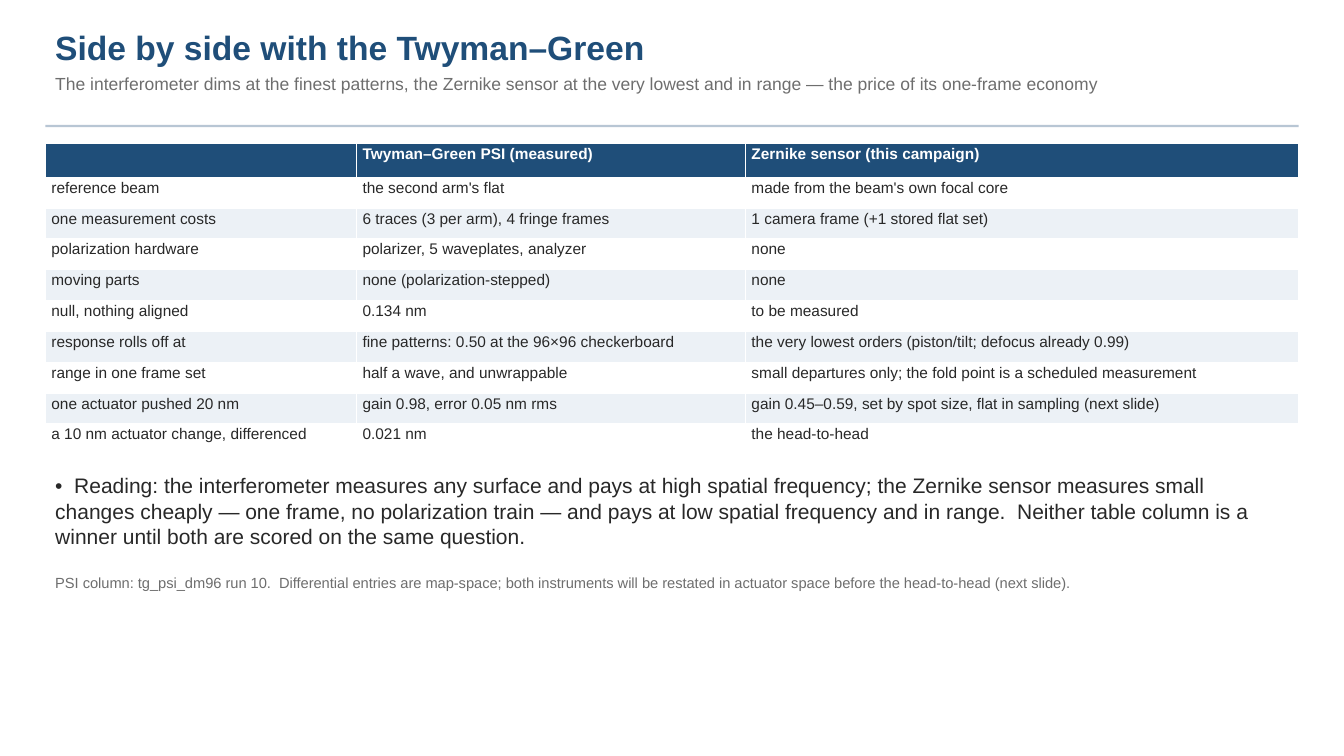
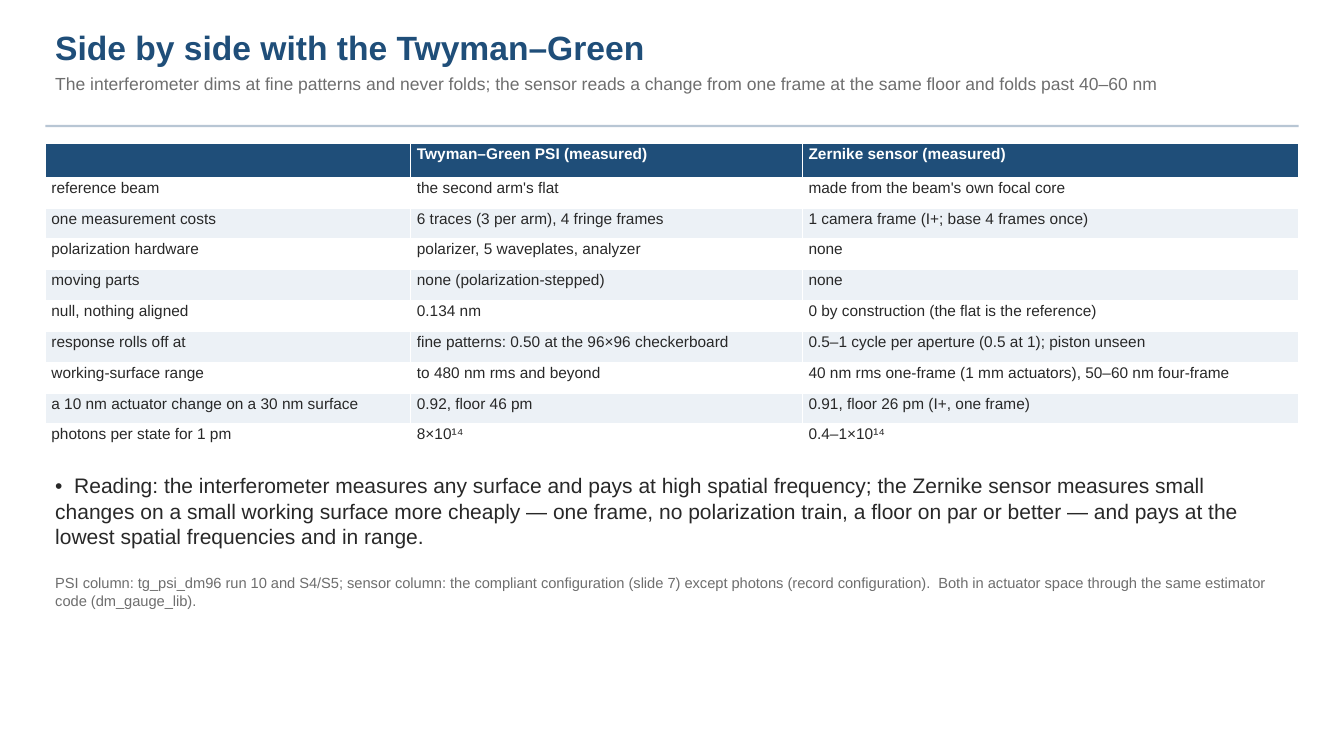
Before and after one commit to nasa-jpl/macos, a slide deck: slide 13 of demo_session/deck_zwfs.pptx (slide 8 before the commit). Drawn at 1344x756 pixels with LibreOffice and Linux fonts; fonts in the diff are those of the drawing. Boxes give left, top, right and bottom in pixels: in the first picture for what was removed or moved away, otherwise in the second. Text is boxed around its words. In the diff, an @@ line names an element or a change of style, - is before the commit and + after.

Commit message:
ZWFS deck fold 3 (S7 + S8) + the Fang deck's sensor rows on the corrected model (both DRAFT)
deck_zwfs (20 slides): the sensor-model correction (the S1-S6 sensor was
Fresnel-defocused by 4.9 m; symptoms and what the correction alone buys),
the five readings with the compliant head-to-head rows (I+ 0.91 / 26 pm /
SNR 355 from one frame on a 30 nm working surface), the sampling trade
closed at MODEL 2048 (hold-out gain is set by the ray count, not the
dimple's sampling), the multi-site working-surface range (I+ to 40 nm on
1 mm actuators, 50 on 2 mm), colour no longer a lever, photons 1e14 per
state, and the runner ("Run it yourself"); the legacy poke/colour slides
moved to Backup with their attribution; lit-scan conclusions updated.
deck_tg_fang (23 slides): head-to-head table, sensor-as-modeled bullets,
photon table and the colour slide re-stated on the corrected sensor
model; provenance updated.  Figures are the tools' own PNGs (zwfs_s7iter,
zwfs_run outputs), one panel autocropped.  Style gate run; no export mark.

```diff
--- a/demo_session/deck_zwfs.pptx
+++ b/demo_session/deck_zwfs.pptx
@@ text at (55, 77, 1157, 94): text changed @@
-The interferometer dims at the finest patterns, the Zernike sensor at the very lowest and in range — the price of its one-frame economy
+The interferometer dims at fine patterns and never folds; the sensor reads a change from one frame at the same floor and folds past 40–60 nm
@@ table at (45, 143, 1300, 452) @@
-row 1, column 3: Zernike sensor (this campaign)
+row 1, column 3: Zernike sensor (measured)
-row 3, column 3: 1 camera frame (+1 stored flat set)
+row 3, column 3: 1 camera frame (I+; base 4 frames once)
-row 6, column 3: to be measured
+row 6, column 3: 0 by construction (the flat is the reference)
-row 7, column 3: the very lowest orders (piston/tilt; defocus already 0.99)
+row 7, column 3: 0.5–1 cycle per aperture (0.5 at 1); piston unseen
-row 8: range in one frame set | half a wave, and unwrappable | small departures only; the fold point is a scheduled measurement
+row 8: working-surface range | to 480 nm rms and beyond | 40 nm rms one-frame (1 mm actuators), 50–60 nm four-frame
-row 9: one actuator pushed 20 nm | gain 0.98, error 0.05 nm rms | gain 0.45–0.59, set by spot size, flat in sampling (next slide)
+row 9: a 10 nm actuator change on a 30 nm surface | 0.92, floor 46 pm | 0.91, floor 26 pm (I+, one frame)
-row 10: a 10 nm actuator change, differenced | 0.021 nm | the head-to-head
+row 10: photons per state for 1 pm | 8×10¹⁴ | 0.4–1×10¹⁴
@@ text at (55, 477, 1237, 548): text changed @@
-• Reading: the interferometer measures any surface and pays at high spatial frequency; the Zernike sensor measures small changes cheaply — one frame, no polarization train — and pays at low spatial frequency and in range. Neither table column is a winner until both are scored on the same question.
+• Reading: the interferometer measures any surface and pays at high spatial frequency; the Zernike sensor measures small changes on a small working surface more cheaply — one frame, no polarization train, a floor on par or better — and pays at the lowest spatial frequencies and in range.
@@ text at (55, 577, 1265, 609): text changed @@
-PSI column: tg_psi_dm96 run 10. Differential entries are map-space; both instruments will be restated in actuator space before the head-to-head (next slide).
+PSI column: tg_psi_dm96 run 10 and S4/S5; sensor column: the compliant configuration (slide 7) except photons (record configuration). Both in actuator space through the same estimator code (dm_gauge_lib).
```
Also in this commit, not shown: 9 other slides changed, 8 slides added, 3 slides removed, 8 other files.
